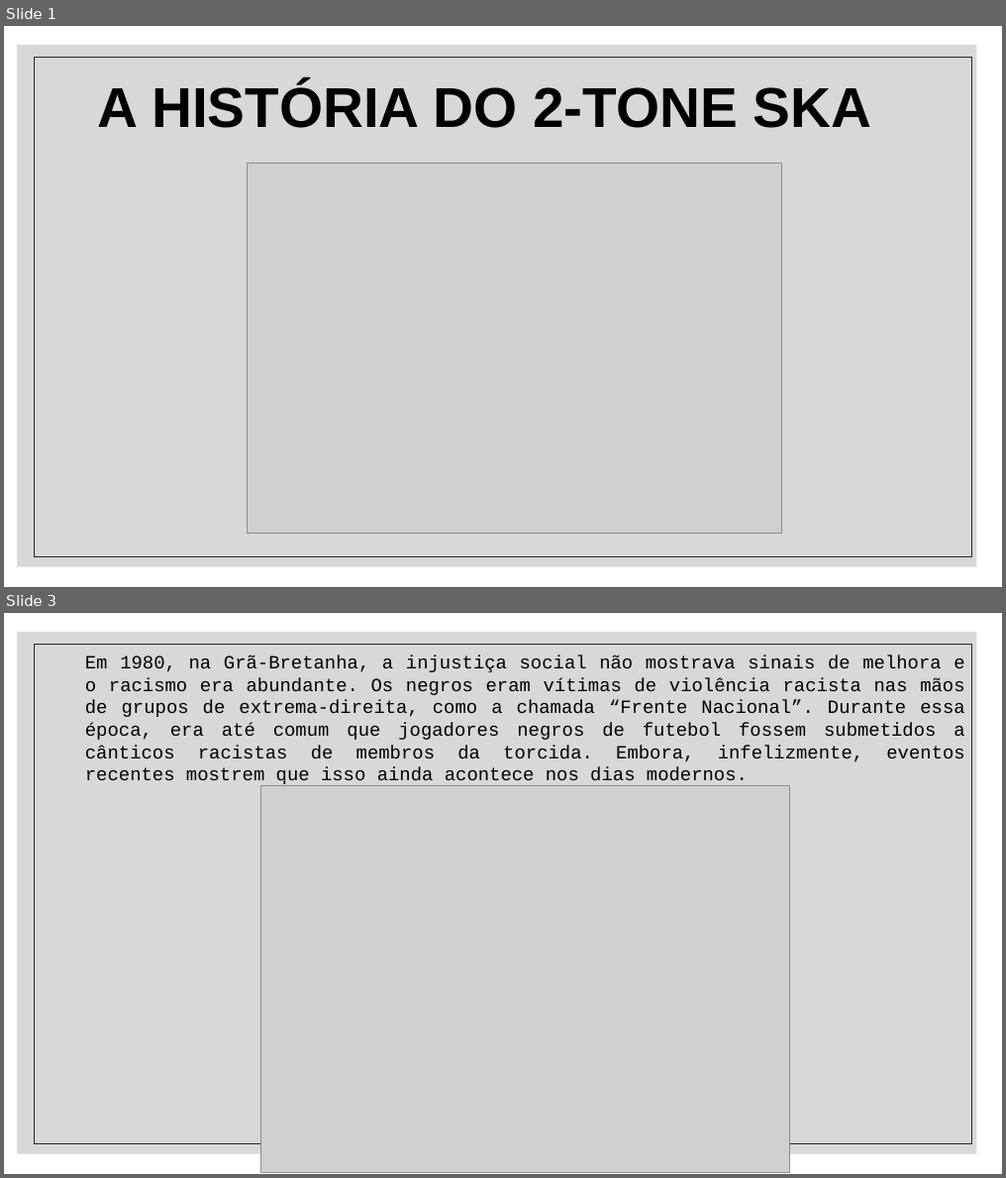
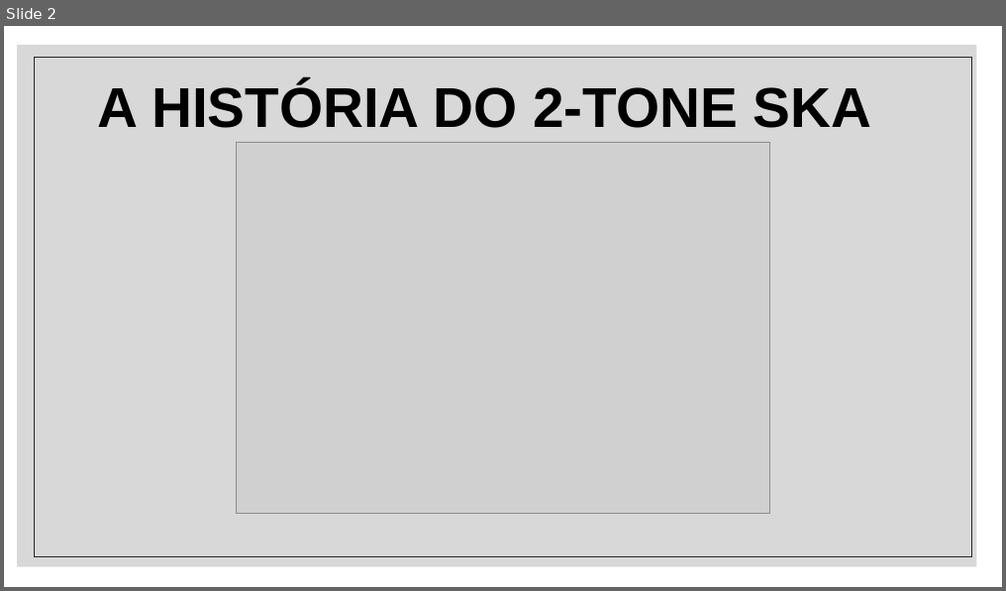
Before and after one commit to william-kokubun/projeto_individual, a slide deck: P.I/A HISTÓRIA DO 2-TONE SKA.pptx. Shown one above the other, each under a label of ours: slides 1 and 3 before the commit, slide 2 after it; the slides between them are not shown. The pictures are 1006x1178 and 1006x591 pixels, drawn with LibreOffice and Linux fonts; fonts in the diff are those of the drawing; grey boxes stand for pictures; background and template pictures are left out. Boxes give left, top, right and bottom in pixels: in the first picture for what was removed or moved away, otherwise in the second. Text is boxed around its words. In the diff, an @@ line names an element or a change of style, - is before the commit and + after.

```diff
--- a/P.I/A HISTÓRIA DO 2-TONE SKA.pptx
+++ b/P.I/A HISTÓRIA DO 2-TONE SKA.pptx
@@ slide 3 removed at box(4, 613, 1002, 1174), background picture (left out); not listed: 2 template elements that a slide beside it also shows @@
@@ text removed at box(85, 656, 964, 786) @@
-Em 1980, na Grã-Bretanha, a injustiça social não mostrava sinais de melhora e o racismo era abundante. Os negros eram vítimas de violência racista nas mãos de grupos de extrema-direita, como a chamada “Frente Nacional”. Durante essa época, era até comum que jogadores negros de futebol fossem submetidos a cânticos racistas de membros da torcida. Embora, infelizmente, eventos recentes mostrem que isso ainda acontece nos dias modernos.
@@ picture removed at box(260, 786, 790, 1173) @@
@@ what was slide 1 is now slide 2 @@
@@ slide 2 changed as well @@
@@ picture: place and size @@
-picture at box(248, 163, 782, 534)
+picture at box(236, 143, 770, 513)
```
Also in this commit, not shown: 1 other slide changed, 8 slides added, 2 other slides removed.
